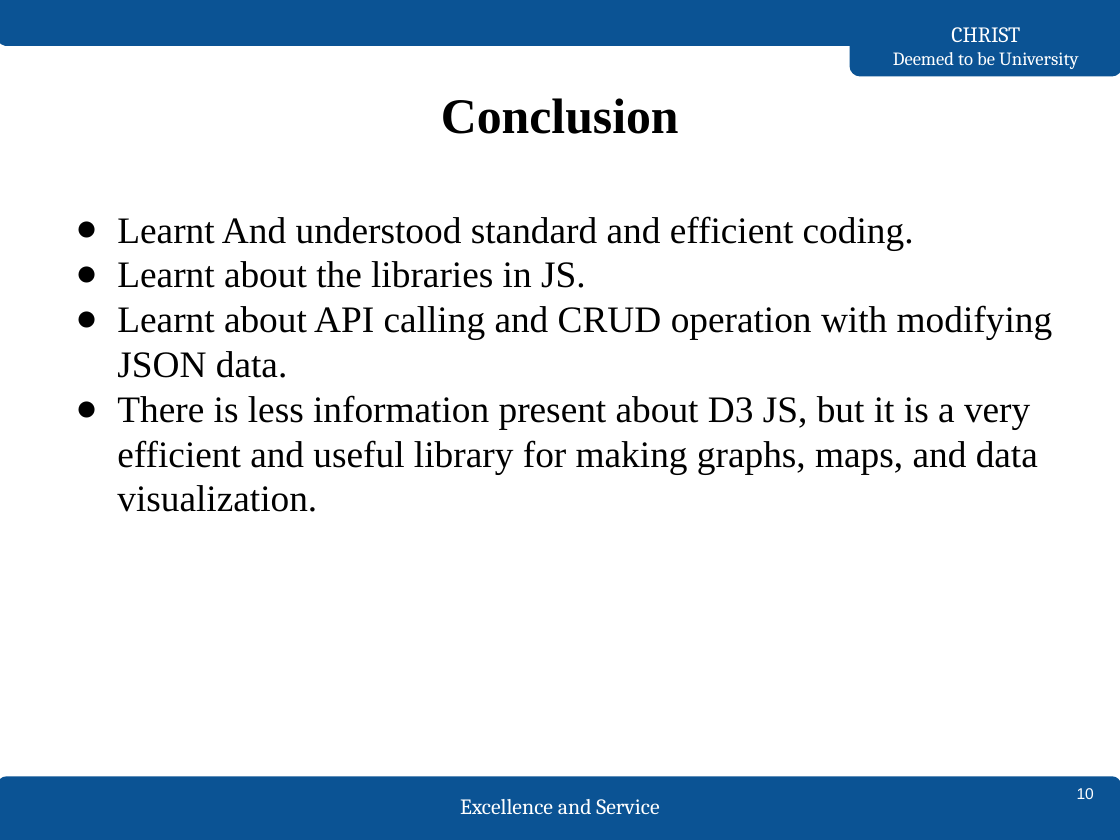
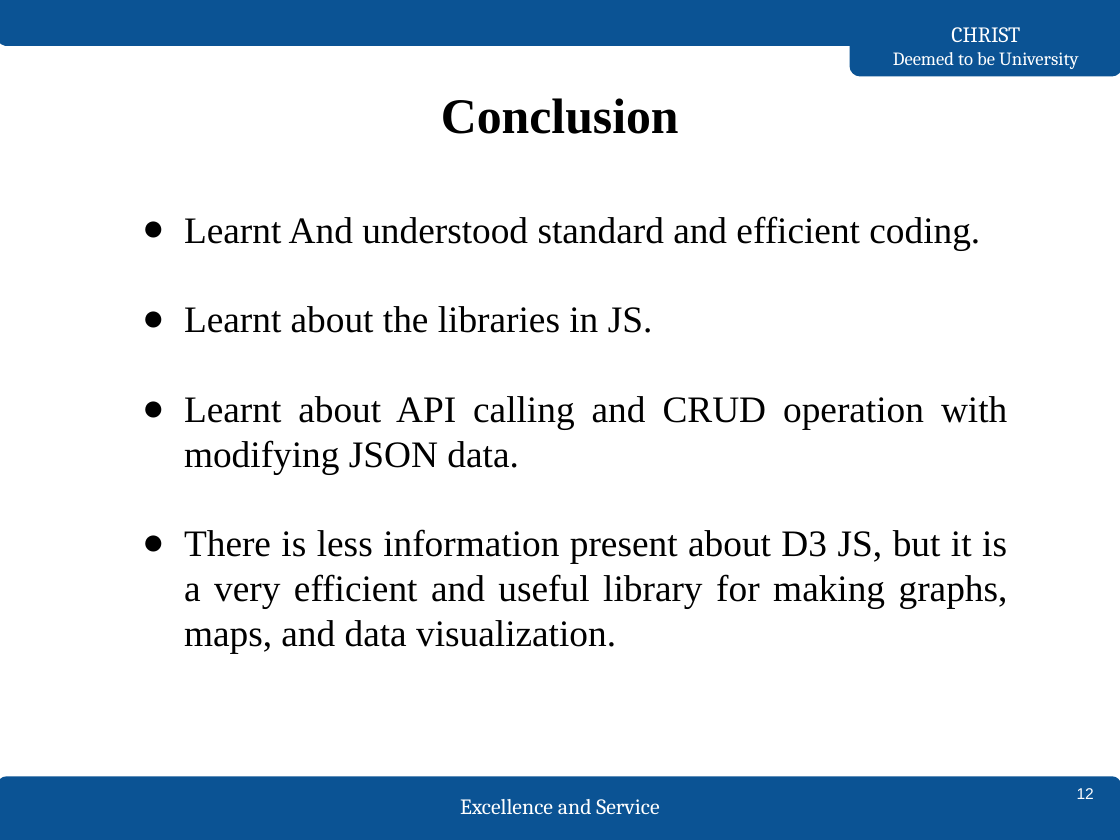
Before and after one commit to sandeepss2020/sem6, a slide deck: slide 12 of 2147130_SandeepSS.pptx (slide 10 before the commit). Drawn at 1120x840 pixels with LibreOffice and Linux fonts; fonts in the diff are those of the drawing. Boxes give left, top, right and bottom in pixels: in the first picture for what was removed or moved away, otherwise in the second. Text is boxed around its words. In the diff, an @@ line names an element or a change of style, - is before the commit and + after.

```diff
--- a/2147130_SandeepSS.pptx
+++ b/2147130_SandeepSS.pptx
@@ text "Learnt And understood standard and ...": place and size @@
-text "Learnt And understood standard and ..." at bbox=[117, 216, 1053, 512]
+text "Learnt And understood standard and ..." at bbox=[184, 216, 1008, 653]
@@ text "Learnt And understood standard and ..." at bbox=[184, 216, 1008, 653]: alignment left to justified @@
@@ page number at bbox=[1077, 788, 1094, 799]: text changed @@
-10
+12
```
Also in this commit, not shown: 8 other slides changed, 2 slides added.
